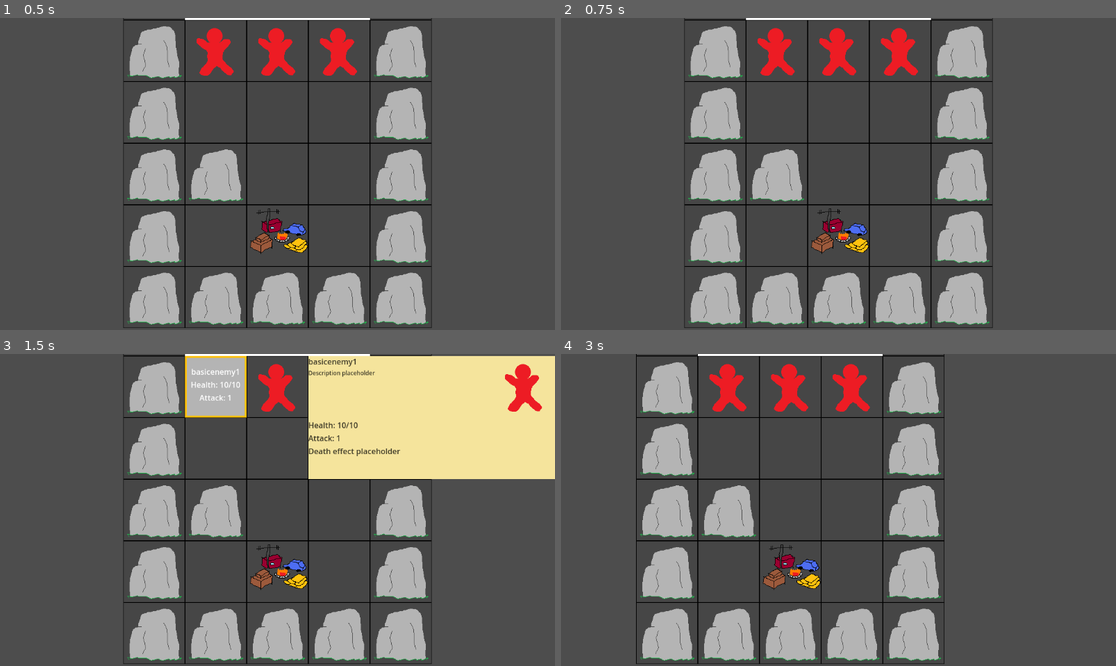
Above: before the commit, frames 1-4 (two rows, left to right).
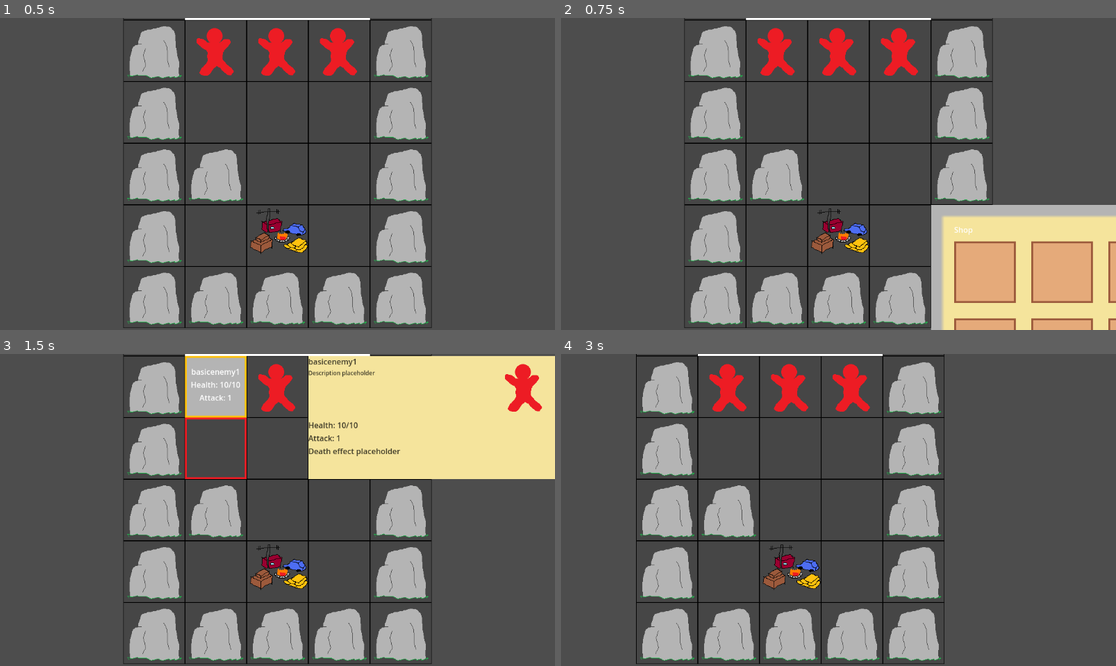
Above: after the commit, the same moments.

Repository: Wayl123/CardPuzzleGame
Game: Godot game, scene res://scene/test_map.tscn
Same seed, same stepped clock (60 frames per second), same inputs: the game is played once before the commit and once after it.
Inputs (mouse positions are in pixels of both pictures, inside the frame that each line leads up to):
- Up to frame 1 (0.5 s): no input
- Up to frame 2 (0.75 s): click (838, 236) at 0.52 s
- Up to frame 3 (1.5 s): click (216, 385) at 1.27 s
- Up to frame 4 (3 s): click (777, 447) at 2.02 s; tap Enter at 2.75 s; move the mouse to (960, 494) at 2.77 s; press the mouse at (960, 494) at 2.78 s; hold D (RightButton) from 2.78 s (still down)

Frame 1 is identical in both runs. In frame 2, 13% of the frame differs, in the area x 66-100%, y 59-100%; in frame 3, 0.3%; in frame 4, nothing differs.

Commit message:
Set base camp info to be from json, open shop menu when clicked #3, refactor a bit of enemy code to have it pass data into infobox and have it change its own labels

Diff:
--- a/scene/attack_range.tscn
+++ b/scene/attack_range.tscn
@@ -3,6 +3,7 @@
 [ext_resource type="Texture2D" uid="uid://copymfiuetuwc" path="res://image/card_info/active_attack_range.png" id="1_k1ajd"]
 
 [node name="Range" type="Node2D"]
+z_index = 1
 
 [node name="ActiveRange" type="Sprite2D" parent="."]
 position = Vector2(64, 64)
--- a/scene/info_box.tscn
+++ b/scene/info_box.tscn
@@ -4,7 +4,7 @@
 [ext_resource type="Script" path="res://scripts/InfoBox.gd" id="2_tkduc"]
 
 [node name="InfoBox" type="NinePatchRect"]
-z_index = 1
+z_index = 2
 z_as_relative = false
 offset_right = 512.0
 offset_bottom = 256.0
--- a/scene/shop_menu.tscn
+++ b/scene/shop_menu.tscn
@@ -1,13 +1,24 @@
-[gd_scene load_steps=4 format=3 uid="uid://cuy5m1owxb84p"]
+[gd_scene load_steps=5 format=3 uid="uid://cuy5m1owxb84p"]
 
 [ext_resource type="Texture2D" uid="uid://oqangvusf2lc" path="res://image/shop/shop_menu.png" id="1_jc7a3"]
+[ext_resource type="Script" path="res://scripts/ShopMenu.gd" id="2_8wn64"]
 [ext_resource type="Texture2D" uid="uid://b7jee0ml2650e" path="res://image/shop/shop_slot.png" id="2_o6j6l"]
 [ext_resource type="Texture2D" uid="uid://byu7bwy1ihagj" path="res://image/enemies/basic_enemy1.png" id="3_f5mrw"]
 
 [node name="ShopMenu" type="NinePatchRect"]
+z_index = 2
 offset_right = 1024.0
 offset_bottom = 768.0
 texture = ExtResource("1_jc7a3")
+script = ExtResource("2_8wn64")
+
+[node name="ShopTitle" type="Label" parent="."]
+layout_mode = 0
+offset_left = 48.0
+offset_top = 40.0
+offset_right = 88.0
+offset_bottom = 66.0
+text = "Shop"
 
 [node name="ShopItems" type="MarginContainer" parent="."]
 layout_mode = 0
--- a/scene/test_map.tscn
+++ b/scene/test_map.tscn
@@ -5,8 +5,8 @@
 [ext_resource type="Script" path="res://scripts/GridContent.gd" id="2_q3xh8"]
 [ext_resource type="Texture2D" uid="uid://uk7ojh0qo1o5" path="res://image/exit_portal.png" id="3_a322j"]
 [ext_resource type="Texture2D" uid="uid://ct7xbivkudw5s" path="res://image/fog.png" id="4_wvbj6"]
-[ext_resource type="Texture2D" uid="uid://i7hm1w0kc1ce" path="res://image/base_camp.png" id="7_barnu"]
 [ext_resource type="PackedScene" uid="uid://c3ughviujit4g" path="res://scene/enemy.tscn" id="7_ogepn"]
+[ext_resource type="Script" path="res://scripts/Shop.gd" id="8_fk230"]
 [ext_resource type="Script" path="res://scripts/Camera.gd" id="9_n20ai"]
 
 [node name="TutorialMap" type="Node2D"]
@@ -611,8 +611,14 @@
 offset_right = 128.0
 offset_bottom = 128.0
 disabled = true
-texture_normal = ExtResource("7_barnu")
-script = ExtResource("2_q3xh8")
+script = ExtResource("2_q3xh8")
+
+[node name="BaseCamp" type="TextureButton" parent="MapGrid/GridNode28/Content"]
+layout_mode = 0
+offset_right = 128.0
+offset_bottom = 128.0
+script = ExtResource("8_fk230")
+shop_id = "0.1"
 
 [node name="GridNode29" type="TextureRect" parent="MapGrid"]
 custom_minimum_size = Vector2(128, 128)
--- a/scripts/Enemy.gd
+++ b/scripts/Enemy.gd
@@ -24,10 +24,9 @@
 		var infoBox = INFOBOX.instantiate()
 
 		infoBox._set_position(Vector2(2, 0) * 128)
+		infoBox.init(data)
 
 		get_parent().add_child(infoBox)
-
-		_populate_info_box()
 		_select_node()
 		_range_display()
 
@@ -69,8 +68,8 @@
 
 func _range_display():
 	if not has_node("../Range"):
-		for range in data["range"]:
-			var targetPos = Vector2(range[0], range[1]) * 128
+		for aRange in data["range"]:
+			var targetPos = Vector2(aRange[0], aRange[1]) * 128
 			var targetGlobalPos = global_position + targetPos
 			for targetNode in get_tree().get_nodes_in_group("TargetableNode"):
 				if targetNode.get_global_position() == targetGlobalPos:
@@ -88,13 +87,3 @@
 		get_node("HoverTooltip/TooltipItems/Name").set_text(data["name"])
 		get_node("HoverTooltip/TooltipItems/Health").set_text(str("Health: ", data["health"], "/", data["max-health"]))
 		get_node("HoverTooltip/TooltipItems/Attack").set_text(str("Attack: ", data["attack"]))
-
-func _populate_info_box():
-	if has_node("../InfoBox"):
-		get_node("../InfoBox/InfoList/InfoBanner/InfoTitle/Name").set_text(data["name"])
-		get_node("../InfoBox/InfoList/InfoBanner/InfoTitle/Description").set_text("Description placeholder")
-		get_node("../InfoBox/InfoList/InfoBanner/Image").set_texture(load(data["image"]))
-		get_node("../InfoBox/InfoList/Health").set_text(str("Health: ", data["health"], "/", data["max-health"]))
-		get_node("../InfoBox/InfoList/Attack").set_text(str("Attack: ", data["attack"]))
-		get_node("../InfoBox/InfoList/DeathEffect").set_text("Death effect placeholder")
-		get_node("../InfoBox/InfoList/VictoryEffect").set_visible(false)
--- a/scripts/EnemyList.json
+++ b/scripts/EnemyList.json
@@ -6,5 +6,5 @@
 		"health": 10,
 		"attack": 1,
 		"range": [[0, 1]]
-	},
+	}
 }
--- a/scripts/InfoBox.gd
+++ b/scripts/InfoBox.gd
@@ -21,3 +21,12 @@
 func _input(event):
 	if event is InputEventMouseMotion and drag_position != null:
 		set_global_position(get_global_mouse_position() - drag_position)
+
+func init(data):
+	get_node("InfoList/InfoBanner/InfoTitle/Name").set_text(data["name"])
+	get_node("InfoList/InfoBanner/InfoTitle/Description").set_text("Description placeholder")
+	get_node("InfoList/InfoBanner/Image").set_texture(load(data["image"]))
+	get_node("InfoList/Health").set_text(str("Health: ", data["health"], "/", data["max-health"]))
+	get_node("InfoList/Attack").set_text(str("Attack: ", data["attack"]))
+	get_node("InfoList/DeathEffect").set_text("Death effect placeholder")
+	get_node("InfoList/VictoryEffect").set_text("")
--- /dev/null
+++ b/scripts/Shop.gd
@@ -0,0 +1,34 @@
+extends TextureButton
+
+@export var shop_id: String
+
+var SHOPMENU = preload("res://scene/shop_menu.tscn")
+var data = {}
+
+func _ready():
+	var shop_list_path = ("res://scripts/ShopContentList.json")
+	data = _load_json_file(shop_list_path)[shop_id]
+	texture_normal = load(data["image"])
+
+func _process(delta):
+	if Rect2(Vector2(), size).has_point(get_local_mouse_position()) and Input.is_action_just_pressed("LeftMouse"):
+		if has_node("../ShopMenu"):
+			await get_node("../ShopMenu").tree_exited
+
+		var shopMenu = SHOPMENU.instantiate()
+
+		shopMenu._set_position(Vector2(2, 0) * 128)
+
+		get_parent().add_child(shopMenu)
+
+func _load_json_file(filePath : String):
+	if FileAccess.file_exists(filePath):
+		var dataFile = FileAccess.open(filePath, FileAccess.READ)
+		var parsedResult = JSON.parse_string(dataFile.get_as_text())
+
+		if parsedResult is Dictionary:
+			return parsedResult
+		else:
+			print("Error reading file")
+	else:
+		print("File doesn't exist")
--- /dev/null
+++ b/scripts/ShopContentList.json
@@ -0,0 +1,6 @@
+{
+	"0.1": {
+		"image": "res://image/shop/base_camp.png",
+		"content": [1, 2]
+	}
+}
--- /dev/null
+++ b/scripts/ShopMenu.gd
@@ -0,0 +1,19 @@
+extends NinePatchRect
+
+var drag_position = null
+
+func _ready():
+	pass
+
+func _process(delta):
+	if not Rect2(Vector2(), size).has_point(get_local_mouse_position()) and Input.is_action_just_pressed("LeftMouse"):
+		queue_free()
+
+	if Input.is_action_pressed("LeftMouse"):
+		drag_position = get_global_mouse_position() - global_position
+	else:
+		drag_position = null
+
+func _input(event):
+	if event is InputEventMouseMotion and drag_position != null:
+		set_global_position(get_global_mouse_position() - drag_position)
Renamed: image/base_camp.png -> image/shop/base_camp.png
Not shown, changed: image/shop/base_camp.png.import
